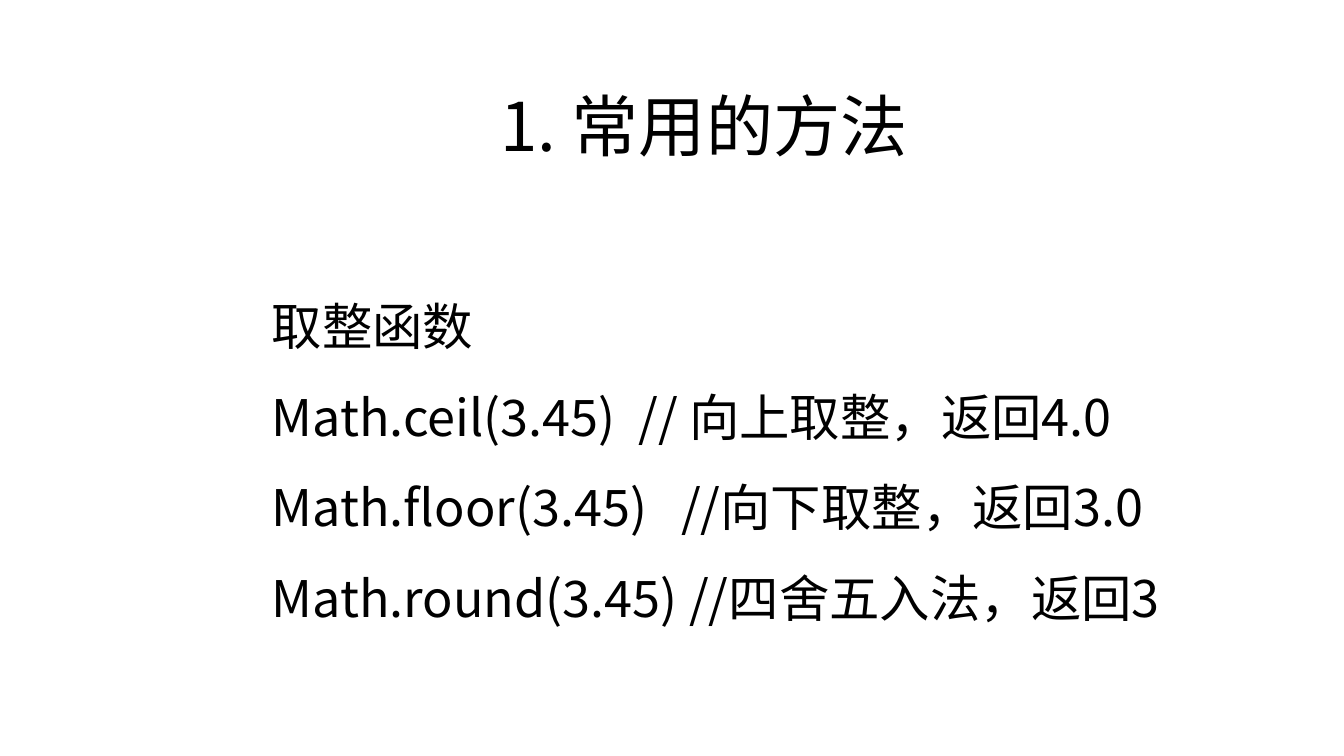
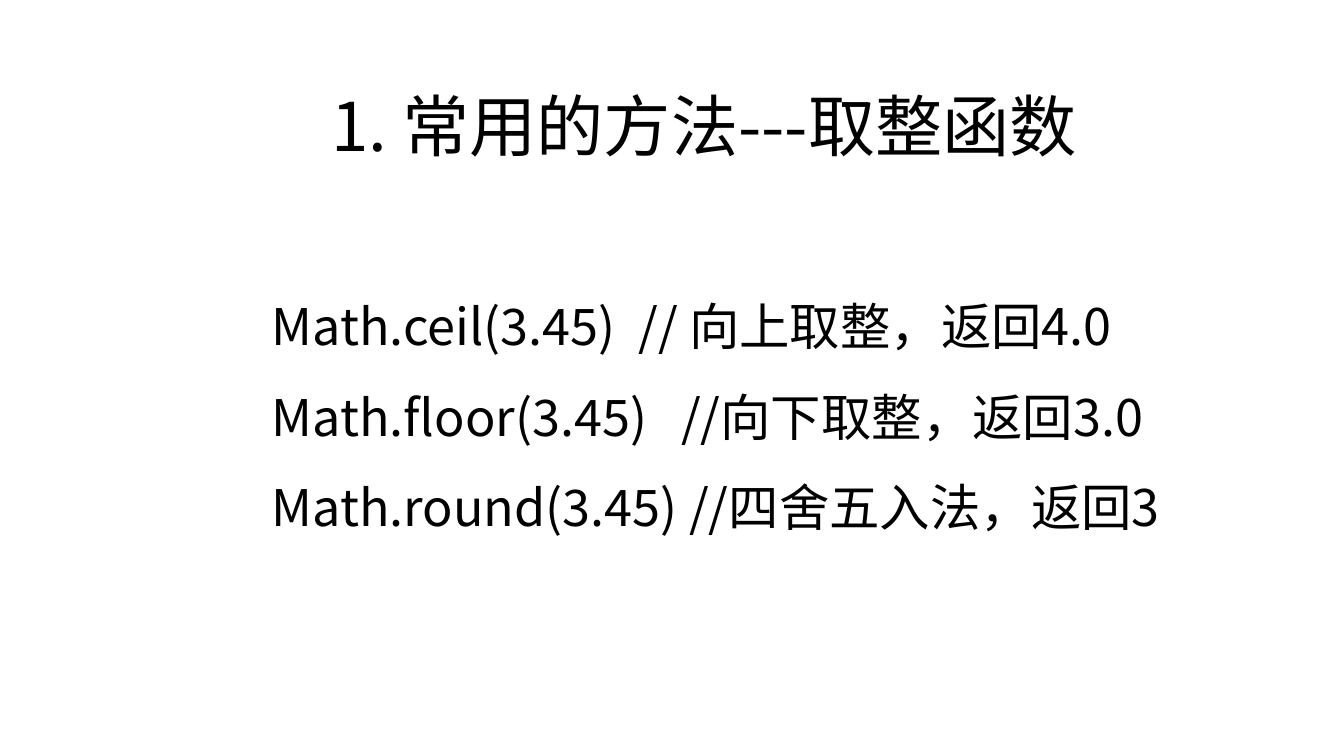
Before and after one commit to zjyesir/hmc_java_1, a slide deck: slide 4 of ppt/3 串.pptx. Drawn at 1344x756 pixels with LibreOffice and Linux fonts; fonts in the diff are those of the drawing; background and template pictures are left out. Boxes give left, top, right and bottom in pixels: in the first picture for what was removed or moved away, otherwise in the second. Text is boxed around its words. In the diff, an @@ line names an element or a change of style, - is before the commit and + after.

Commit message:
数字函数，字符，字符串 章节好了

```diff
--- a/ppt/3 串.pptx
+++ b/ppt/3 串.pptx
@@ text at (331,94,1077,157): text changed @@
-1. 常用的方法
+1. 常用的方法---取整函数
@@ text at (272,302,474,349): paragraph removed @@
-取整函数
```
Also in this commit, not shown: 4 other slides changed, 5 slides added, 22 slides removed, 2 other files.
